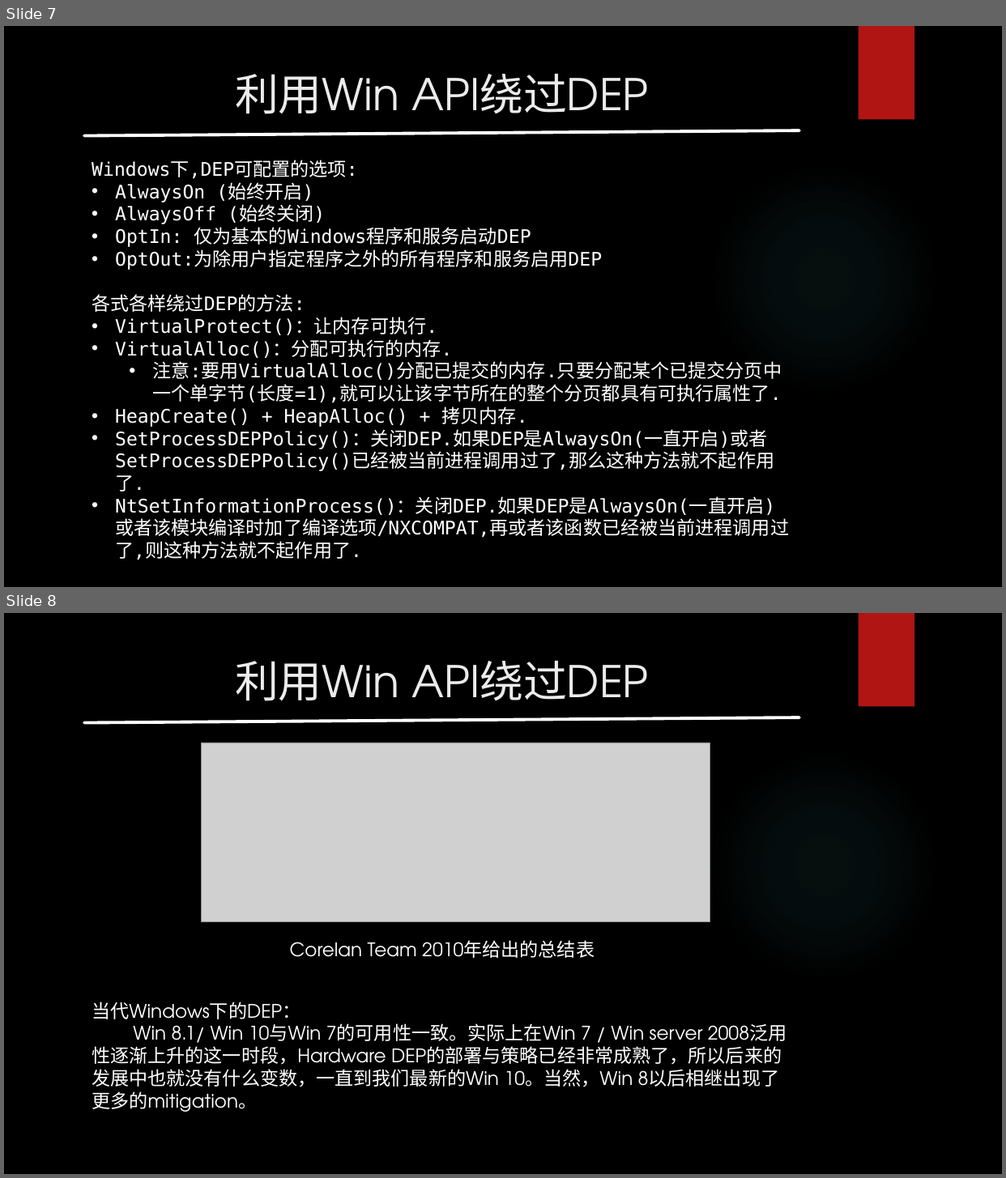
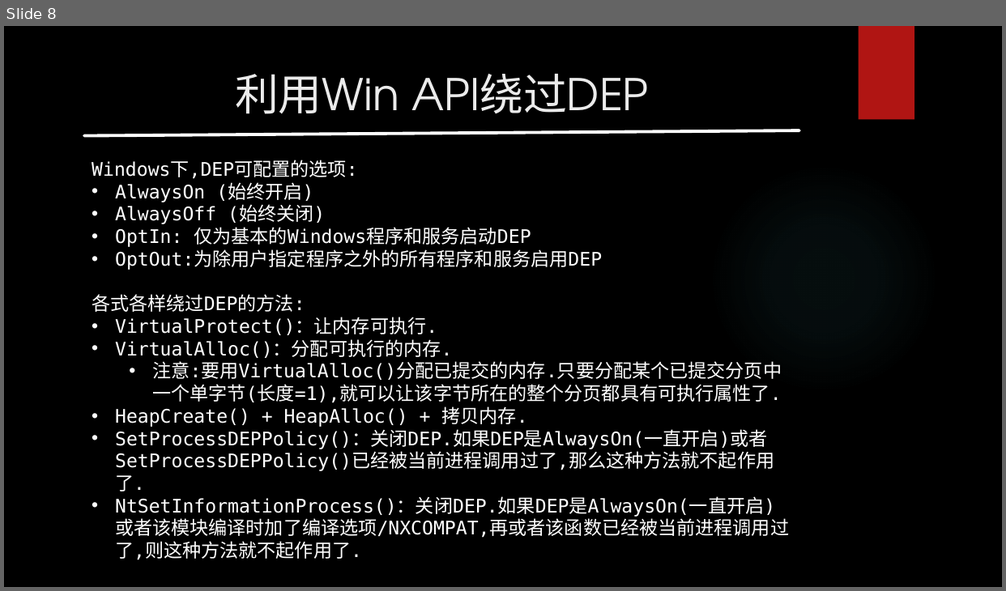
Before and after one commit to r00tk1ts/binary-security-tutorial, a slide deck: Windows环境下的ROP.pptx. Shown one above the other, each under a label of ours: slides 7 and 8 before the commit, slide 8 after it. The pictures are 1006x1178 and 1006x591 pixels, drawn with LibreOffice and Linux fonts; fonts in the diff are those of the drawing; grey boxes stand for pictures; background and template pictures are left out. Boxes give left, top, right and bottom in pixels: in the first picture for what was removed or moved away, otherwise in the second. Text is boxed around its words. In the diff, an @@ line names an element or a change of style, - is before the commit and + after.

Commit message:
update 'windows环境下的ROP'

```diff
--- a/Windows环境下的ROP.pptx
+++ b/Windows环境下的ROP.pptx
@@ slide 8 removed at bbox=[4, 613, 1002, 1174], background picture (left out); not listed: 2 template elements that a slide beside it also shows @@
@@ title removed at bbox=[235, 661, 649, 717] @@
-利用Win API绕过DEP
@@ line removed from (84, 723) to (799, 717) @@
@@ picture removed at bbox=[202, 743, 710, 922] @@
@@ text removed at bbox=[290, 940, 594, 958] @@
-Corelan Team 2010年给出的总结表
@@ text removed at bbox=[91, 1002, 782, 1112] @@
-当代Windows下的DEP：
-Win 8.1/ Win 10与Win 7的可用性一致。实际上在Win 7 / Win server 2008泛用性逐渐上升的这一时段，Hardware DEP的部署与策略已经非常成熟了，所以后来的发展中也就没有什么变数，一直到我们最新的Win 10。当然，Win 8以后相继出现了更多的mitigation。
@@ what was slide 7 is now slide 8 @@
```
Also in this commit, not shown: 4 slides changed, 5 slides added, 30 other files.
